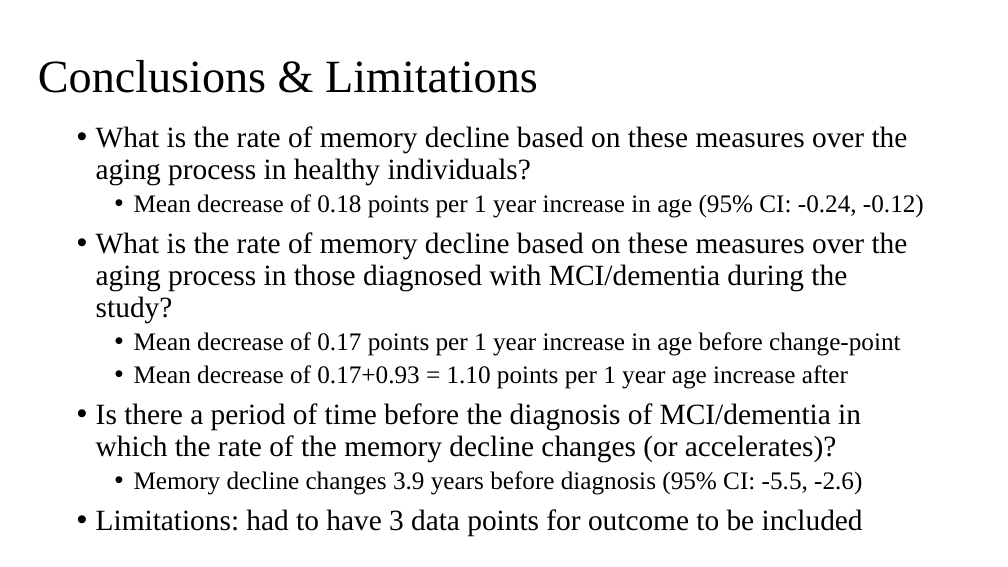
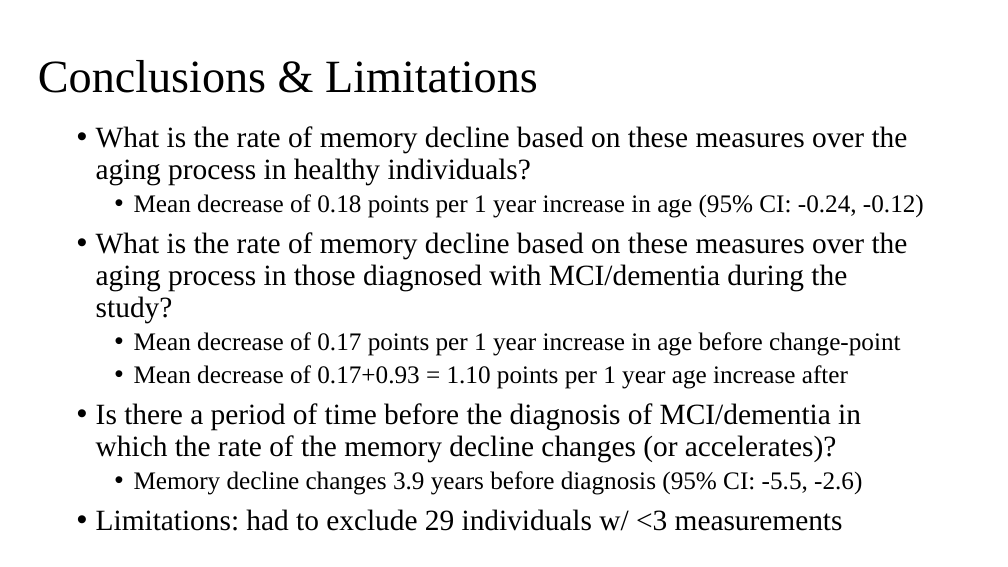
Before and after one commit to johnsra3/bios6623-johnsra3, a slide deck: slide 6 of Project3/Reports/Project 3 Final Presentation.pptx. Drawn at 1008x567 pixels with LibreOffice and Linux fonts; fonts in the diff are those of the drawing. Boxes give left, top, right and bottom in pixels: in the first picture for what was removed or moved away, otherwise in the second. Text is boxed around its words. In the diff, an @@ line names an element or a change of style, - is before the commit and + after.

```diff
--- a/Project3/Reports/Project 3 Final Presentation.pptx
+++ b/Project3/Reports/Project 3 Final Presentation.pptx
@@ text at (96,509,843,531): text changed @@
-• Limitations: had to have 3 data points for outcome to be included
+• Limitations: had to exclude 29 individuals w/ <3 measurements
```
Also in this commit, not shown: 2 other slides changed, 1 other file.
